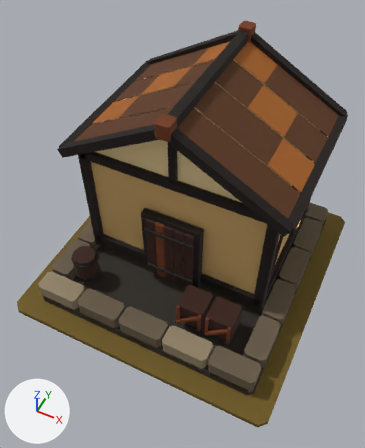
The glTF model art/storehouse_t1/storehouse_t1.glb as it was, and as the next commit left it.
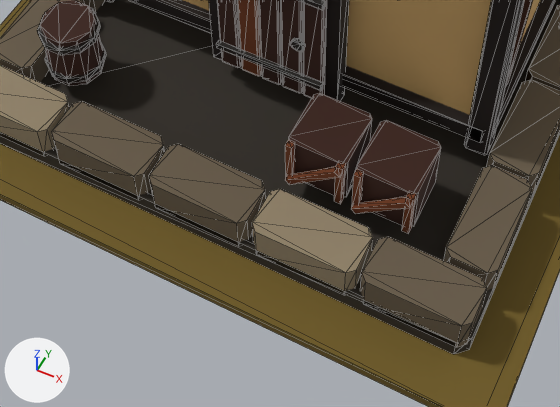
Each version is shown whole from a camera (50 mm lens) standing at (1.24, -2.67, 3.84) and looking at (0.01, -0.22, 0.78), then close up on the part from 15% to 80% of the width and 55% to 93% of the height. The lights are fixed; the arrows at lower left show +X, +Y and +Z. The first two pictures are the older version. The close-ups show mesh edges as thin lines.

Names of what the first close-up shows: 'MMR | storehouse | T01 Architecture.001', 'MMR | storehouse | Tier 01 Ground.001'.
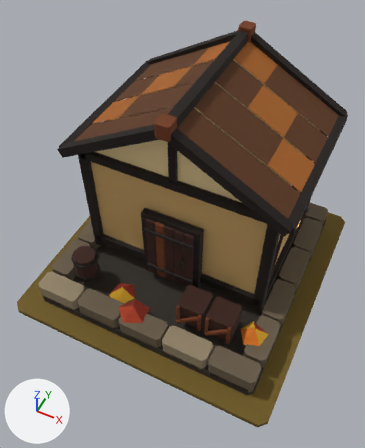
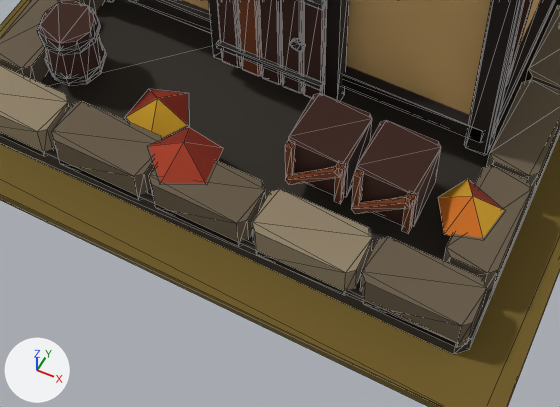
The change, as a list of edits to the scene's bpy script:
```text
Add me_mmr___storehouse___t01_autumn_dressing_001:
    me_mmr___storehouse___t01_autumn_dressing_001.from_pydata(...)  # 18 vertices, 15 faces; spans x -0.454..0.948, y -0.986..-0.496, z 0.085..0.315
    me_mmr___storehouse___t01_autumn_dressing_001.materials.append(mat_mmr___shared_palette_atlas)  # picture img_mmr_shared_color_palette_64
Add ob_mmr___storehouse___t01_autumn_dressing_001:
    ob_mmr___storehouse___t01_autumn_dressing_001 = bpy.data.objects.new('MMR | storehouse | T01 Autumn Dressing.001', me_mmr___storehouse___t01_autumn_dressing_001)
    ob_mmr___storehouse___t01_autumn_dressing_001.location = (0.0, 0.0, 0.05)
```

Pixel boxes (x1, y1, x2, y2) of what changed, in the close-ups (560 x 407 px):
'MMR | storehouse | T01 Autumn Dressing.001', added
    after: (126, 89, 504, 238)
